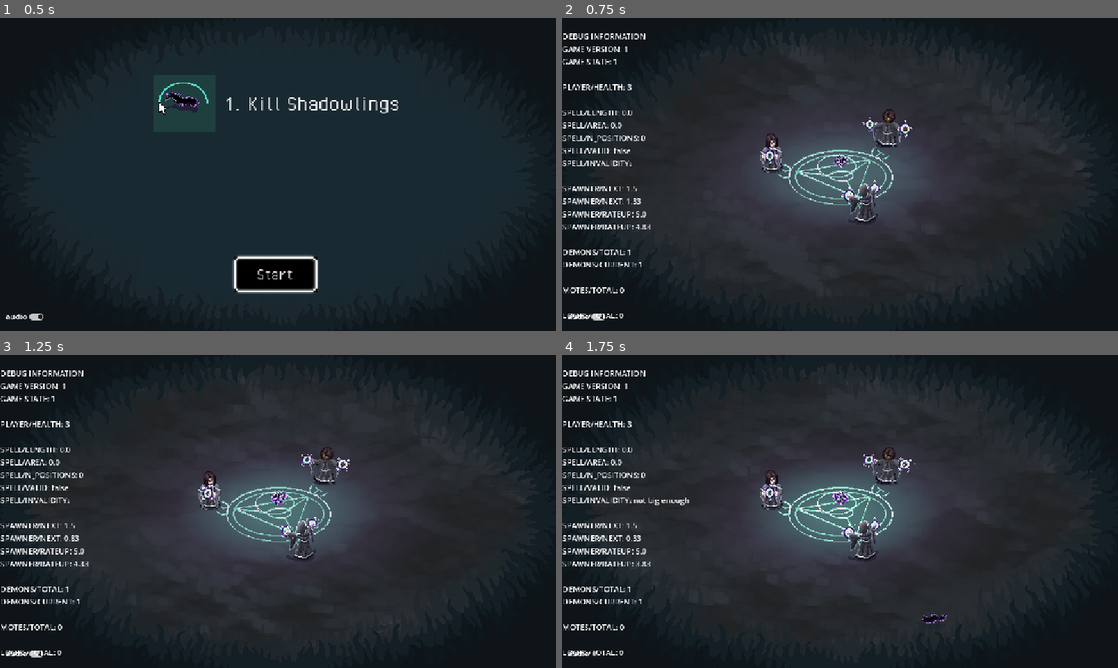
Above: before the commit, frames 1-4 (two rows, left to right).
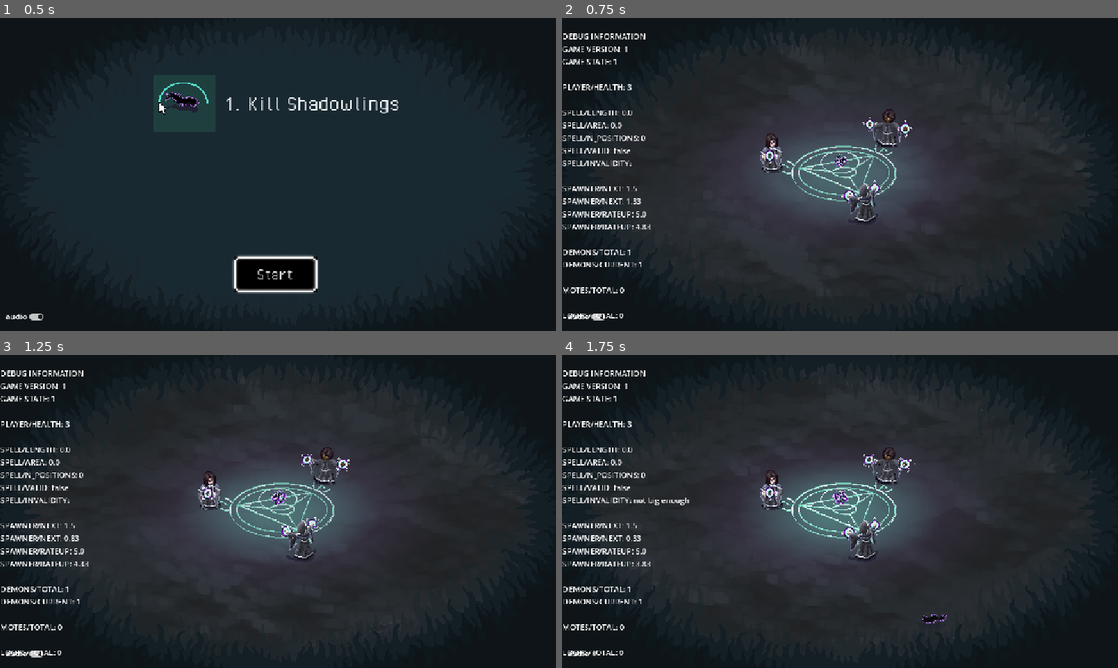
Above: after the commit, the same moments.

Repository: alifeee/loop
Game: Godot game, scene res://scenes/main.tscn
Same seed, same stepped clock (60 frames per second), same inputs: the game is played once before the commit and once after it.
Inputs:
- Up to frame 1 (0.5 s): no input
- Up to frame 2 (0.75 s): click "Start" at 0.5 s
- Up to frame 3 (1.25 s): no input
- Up to frame 4 (1.75 s): click "audio" at 1.25 s

Frame 1 is identical in both runs. In frame 2, 1.1% of the frame differs, in the area x 38-61%, y 40-62%; in frame 3, 1.1%; in frame 4, 1.1%.

Commit message:
fix game start and redo runes graphic

Diff:
--- a/scenes/game.tscn
+++ b/scenes/game.tscn
@@ -489,10 +489,10 @@
 [ext_resource type="PackedScene" uid="uid://c23vyokedh25j" path="res://scenes/loop.tscn" id="484_lu11l"]
 [ext_resource type="Script" uid="uid://wlnvx3xswlxi" path="res://scripts/flicker.gd" id="485_dcx0s"]
 [ext_resource type="PackedScene" uid="uid://cxikwibxofj3t" path="res://scenes/magic_segment.tscn" id="485_klk3u"]
-[ext_resource type="Texture2D" uid="uid://br1a4v37vsbi3" path="res://assets/non-animations/portal.png" id="486_0gguc"]
 [ext_resource type="Texture2D" uid="uid://dd88vc85umu73" path="res://assets/animations/portal/portal_opening_sprite.png" id="487_5wsge"]
 [ext_resource type="Texture2D" uid="uid://d2oxcqjf8ihlb" path="res://assets/animations/portal/portal_open_sprite.png" id="488_lu11l"]
 [ext_resource type="Texture2D" uid="uid://cleacvb483w7q" path="res://assets/animations/portal/portal_summoning_spirte.png" id="489_klk3u"]
+[ext_resource type="Texture2D" uid="uid://o6n03wlvkl1o" path="res://assets/non-animations/runes.png" id="490_uj66t"]
 [ext_resource type="Texture2D" uid="uid://bxfqa5s4dtr7e" path="res://assets/animations/wizards/wizard1.png" id="491_og3so"]
 [ext_resource type="PackedScene" uid="uid://bbi6850r4kbrr" path="res://scenes/wizard_particles.tscn" id="492_uj66t"]
 [ext_resource type="Texture2D" uid="uid://b5gxhyr86q5is" path="res://assets/animations/wizards/wizard2.png" id="493_xvay4"]
@@ -1954,6 +1954,10 @@
 "speed": 30.0
 }]
 
+[sub_resource type="CapsuleShape2D" id="CapsuleShape2D_kagel"]
+radius = 43.14
+height = 174.0
+
 [sub_resource type="AtlasTexture" id="AtlasTexture_41j1p"]
 atlas = ExtResource("487_5wsge")
 region = Rect2(0, 0, 64, 64)
@@ -2095,10 +2099,6 @@
 "name": &"summon_portal",
 "speed": 5.0
 }]
-
-[sub_resource type="CapsuleShape2D" id="CapsuleShape2D_kagel"]
-radius = 43.14
-height = 174.0
 
 [sub_resource type="AtlasTexture" id="AtlasTexture_jbj1t"]
 atlas = ExtResource("491_og3so")
@@ -2210,11 +2210,20 @@
 [node name="Centre" type="Area2D" parent="." node_paths=PackedStringArray("wizards_array", "hats_array")]
 position = Vector2(576, 324)
 script = ExtResource("483_28se1")
-wizards_array = [NodePath("Wizards/Wizard1"), NodePath("Wizards/Wizard2"), NodePath("Wizards/Wizard3")]
-hats_array = [NodePath("Wizards/Hat3"), NodePath("Wizards/Hat2"), NodePath("Wizards/Hat1")]
-
-[node name="PortalGlowOuter" type="Sprite2D" parent="Centre"]
+wizards_array = [NodePath("../Wizards/Wizard1"), NodePath("../Wizards/Wizard2"), NodePath("../Wizards/Wizard3")]
+hats_array = [NodePath("../Wizards/Hat3"), NodePath("../Wizards/Hat2"), NodePath("../Wizards/Hat1")]
+
+[node name="CentreCollider" type="CollisionShape2D" parent="Centre"]
+position = Vector2(1, 0)
+rotation = 1.5708
+shape = SubResource("CapsuleShape2D_kagel")
+one_way_collision_margin = 0.0
+
+[node name="Runes" type="Node2D" parent="."]
+
+[node name="PortalGlowOuter" type="Sprite2D" parent="Runes"]
 self_modulate = Color(0.372549, 0.282353, 0.45098, 0.490196)
+position = Vector2(576, 324)
 scale = Vector2(0.5, 0.5)
 texture = ExtResource("484_7nklg")
 script = ExtResource("485_dcx0s")
@@ -2227,8 +2236,9 @@
 flicker_time_min = 1.0
 flicker_time_max = 1.0
 
-[node name="PortalGlow" type="Sprite2D" parent="Centre"]
+[node name="PortalGlow" type="Sprite2D" parent="Runes"]
 self_modulate = Color(0.352941, 0.709804, 0.631373, 0.333333)
+position = Vector2(576, 324)
 scale = Vector2(0.3, 0.3)
 texture = ExtResource("484_7nklg")
 script = ExtResource("485_dcx0s")
@@ -2241,10 +2251,10 @@
 flicker_time_min = 1.0
 flicker_time_max = 1.0
 
-[node name="Runes" type="Sprite2D" parent="Centre"]
-position = Vector2(-13, 79)
+[node name="Runes" type="Sprite2D" parent="Runes"]
+position = Vector2(575, 324)
 scale = Vector2(1.17969, 1.26172)
-texture = ExtResource("486_0gguc")
+texture = ExtResource("490_uj66t")
 script = ExtResource("485_dcx0s")
 stoponlose = true
 base_size = 1.18
@@ -2254,74 +2264,69 @@
 flicker_time_min = 0.05
 flicker_time_max = 0.1
 
-[node name="Portal" type="AnimatedSprite2D" parent="Centre"]
+[node name="Portal" type="AnimatedSprite2D" parent="."]
 z_index = 9
-position = Vector2(1, -33.625)
+position = Vector2(577, 290.375)
 scale = Vector2(2, 1.913)
 sprite_frames = SubResource("SpriteFrames_y7lm3")
 animation = &"summon_portal"
 autoplay = "summon_portal"
 
-[node name="CentreCollider" type="CollisionShape2D" parent="Centre"]
-position = Vector2(1, 0)
-rotation = 1.5708
-shape = SubResource("CapsuleShape2D_kagel")
-one_way_collision_margin = 0.0
-
-[node name="Wizards" type="Node2D" parent="Centre"]
+[node name="Wizards" type="Node2D" parent="."]
 z_index = 10
-
-[node name="Wizard1" type="AnimatedSprite2D" parent="Centre/Wizards"]
+position = Vector2(576, 324)
+
+[node name="Wizard1" type="AnimatedSprite2D" parent="Wizards"]
 texture_filter = 1
 position = Vector2(51, 56)
 scale = Vector2(2, 2)
 sprite_frames = SubResource("SpriteFrames_5rx06")
 autoplay = "default"
 
-[node name="CPUParticles2D2" parent="Centre/Wizards/Wizard1" instance=ExtResource("492_uj66t")]
+[node name="CPUParticles2D2" parent="Wizards/Wizard1" instance=ExtResource("492_uj66t")]
 position = Vector2(-16.5, -6.5)
 
-[node name="CPUParticles2D" parent="Centre/Wizards/Wizard1" instance=ExtResource("492_uj66t")]
+[node name="CPUParticles2D" parent="Wizards/Wizard1" instance=ExtResource("492_uj66t")]
 position = Vector2(10.5, -14.5)
 
-[node name="Wizard2" type="AnimatedSprite2D" parent="Centre/Wizards"]
+[node name="Wizard2" type="AnimatedSprite2D" parent="Wizards"]
 texture_filter = 1
 position = Vector2(-142, -44)
 scale = Vector2(2, 2)
 sprite_frames = SubResource("SpriteFrames_k4ykc")
 autoplay = "default"
 
-[node name="CPUParticles2D2" parent="Centre/Wizards/Wizard2" instance=ExtResource("492_uj66t")]
+[node name="CPUParticles2D2" parent="Wizards/Wizard2" instance=ExtResource("492_uj66t")]
 position = Vector2(-1.5, 2.5)
 
-[node name="Wizard3" type="AnimatedSprite2D" parent="Centre/Wizards"]
+[node name="Wizard3" type="AnimatedSprite2D" parent="Wizards"]
 texture_filter = 1
 position = Vector2(98, -94)
 scale = Vector2(2, 2)
 sprite_frames = SubResource("SpriteFrames_og4ct")
 autoplay = "default"
 
-[node name="CPUParticles2D2" parent="Centre/Wizards/Wizard3" instance=ExtResource("492_uj66t")]
+[node name="CPUParticles2D2" parent="Wizards/Wizard3" instance=ExtResource("492_uj66t")]
 position = Vector2(-18.5, -5)
 
-[node name="CPUParticles2D3" parent="Centre/Wizards/Wizard3" instance=ExtResource("492_uj66t")]
+[node name="CPUParticles2D3" parent="Wizards/Wizard3" instance=ExtResource("492_uj66t")]
 position = Vector2(18, -0.5)
 
-[node name="Hat1" type="Sprite2D" parent="Centre/Wizards"]
+[node name="Hat1" type="Sprite2D" parent="Wizards"]
 visible = false
 z_index = 1
 position = Vector2(103, -136)
 scale = Vector2(1.61111, 1.61111)
 texture = ExtResource("495_rriit")
 
-[node name="Hat2" type="Sprite2D" parent="Centre/Wizards"]
+[node name="Hat2" type="Sprite2D" parent="Wizards"]
 visible = false
 z_index = 1
 position = Vector2(-138.889, -90.9445)
 scale = Vector2(1.49383, 1.49383)
 texture = ExtResource("496_o5vte")
 
-[node name="Hat3" type="Sprite2D" parent="Centre/Wizards"]
+[node name="Hat3" type="Sprite2D" parent="Wizards"]
 visible = false
 z_index = 1
 position = Vector2(52.9445, 23.8889)
--- a/scripts/game.gd
+++ b/scripts/game.gd
@@ -7,6 +7,7 @@
 @export var spawner: Spawner
 
 func _ready() -> void:
+	Globals.gamestate = Globals.GAMESTATES.PLAYING
 	# play tutorial theme
 	Audio.play(Audio.Sounds.TutorialTheme)
 
--- a/scripts/globals.gd
+++ b/scripts/globals.gd
@@ -33,7 +33,6 @@
 		time_elapsed += delta
 ## start triggered by main menu "start button"
 func start_game():
-	gamestate = GAMESTATES.PLAYING
 	gamestate_start.emit()
 ## end triggered by losing too much health
 func end_game():
Binary file removed: assets/non-animations/portal.png
Binary file added: assets/non-animations/runes.png
Not shown, changed: assets/non-animations/runes.png.import
